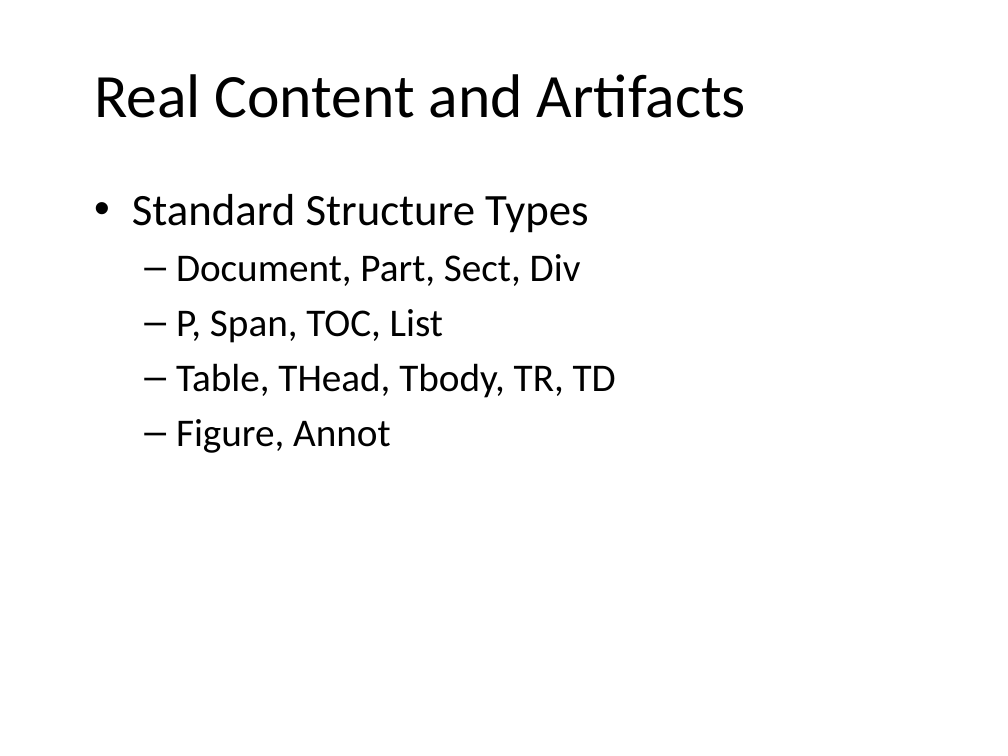
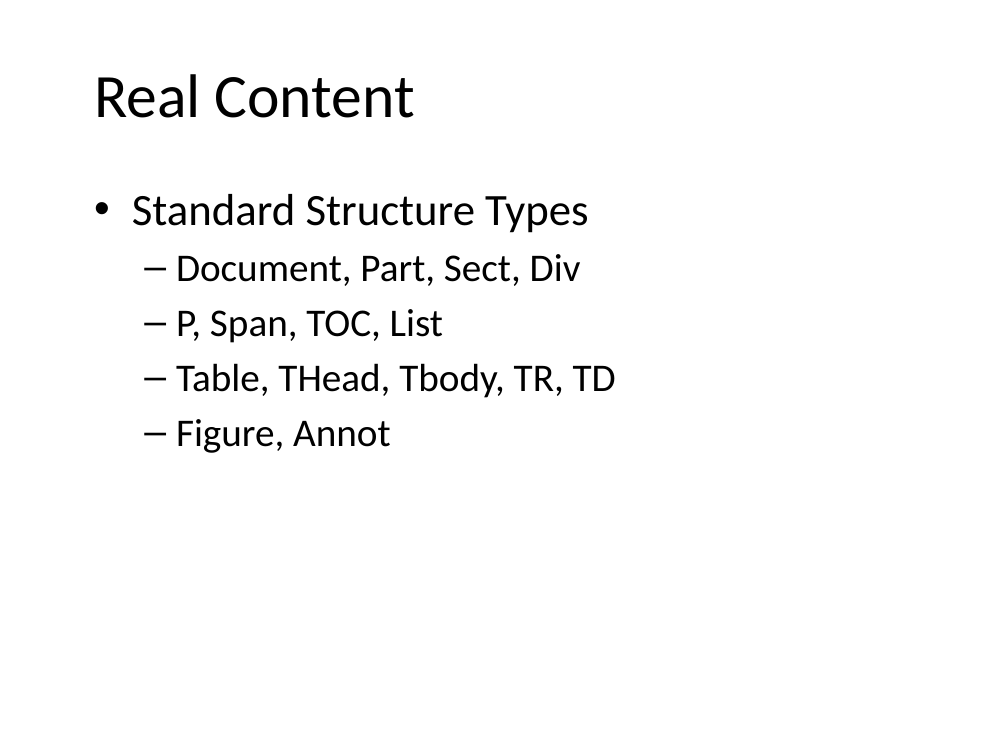
Before and after one commit to lumpchen/sledge, a slide deck: slide 61 of resource/pdf.pptx (slide 57 before the commit). Drawn at 1008x756 pixels with LibreOffice and Linux fonts; fonts in the diff are those of the drawing; background and template pictures are left out. Boxes give left, top, right and bottom in pixels: in the first picture for what was removed or moved away, otherwise in the second. Text is boxed around its words. In the diff, an @@ line names an element or a change of style, - is before the commit and + after.

```diff
--- a/resource/pdf.pptx
+++ b/resource/pdf.pptx
@@ title at [94,74,415,118]: text changed @@
-Real Content and Artifacts
+Real Content
```
Also in this commit, not shown: 2 other slides changed, 2 slides removed.
